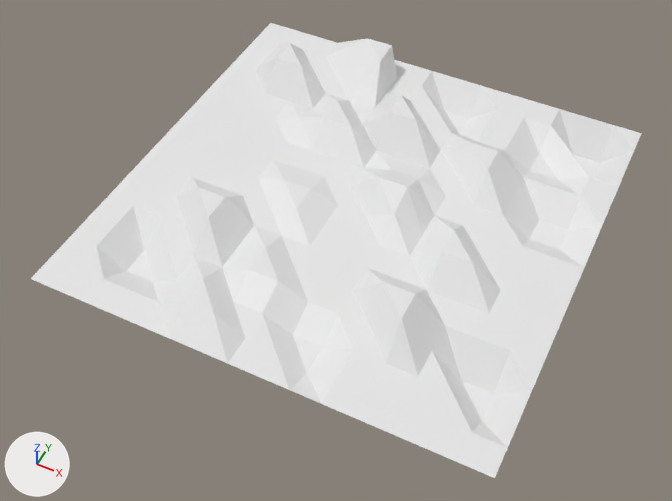
Before and after pictures for a commit that changed the OBJ model project/resources/Stagemap/TentativeStage.obj.
Camera for both pictures: a 50 mm lens placed at (18.1, -39.5, 43.1), pointed at (-0.2, -2.8, -2.7). Lighting does not change. The marker at lower left points along +X, +Y and +Z. The first picture is the older version. Where no turn or scale is listed for an object, it has been applied to the vertices.

In view in the first picture: '平面'.
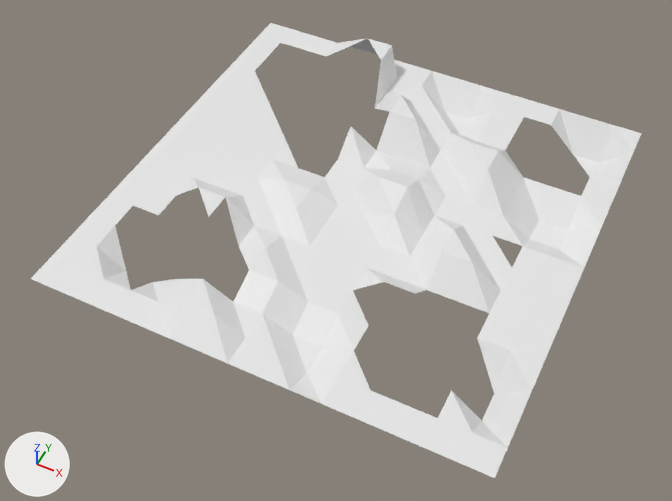
Location of each change, (x1, y1, x2, y2) in pixels of the pictures (672 x 501 px):
part 1 of me_平面, deleted: before (115, 187, 249, 301)
part 2 of me_平面, deleted: before (255, 39, 389, 177)
part 3 of me_平面, deleted: before (353, 236, 522, 420)
part 4 of me_平面, deleted: before (505, 117, 590, 196)

Patch to the scene script:
```diff
--- a/project/resources/Stagemap/TentativeStage.obj.py
+++ b/project/resources/Stagemap/TentativeStage.obj.py
@@ me_平面 @@
 # used by ob_平面; location = (0.0, 0.0, 0.0)
-me_平面.from_pydata(...)  # 256 vertices, 450 faces; spans x -15.0..15.0, y -15.0..15.0, z -2.5..1.5
+me_平面.from_pydata(...)  # 228 vertices, 345 faces; spans x -15.0..15.0, y -15.0..15.0, z -2.5..1.5
+# me_平面 part 1
+# 5 vertices are removed from x -11.0..-5.0, y -9.0..-7.0, z -1.9..-0.5
+# 23 faces are deleted
+# me_平面 part 2
+# 14 vertices are removed from x -11.0..-3.0, y 3.0..11.0, z -0.5..1.4
+# 43 faces are deleted
+# me_平面 part 3
+# 6 vertices are removed from x 7.0..11.0, y -11.0..-7.0, z -2.2..1.3
+# 26 faces are deleted
+# me_平面 part 4
+# 3 vertices are removed from x 9.0..11.0, y 9.0..11.0, z -1.6
+# 13 faces are deleted
 me_平面.materials.append(mat_material)
```
